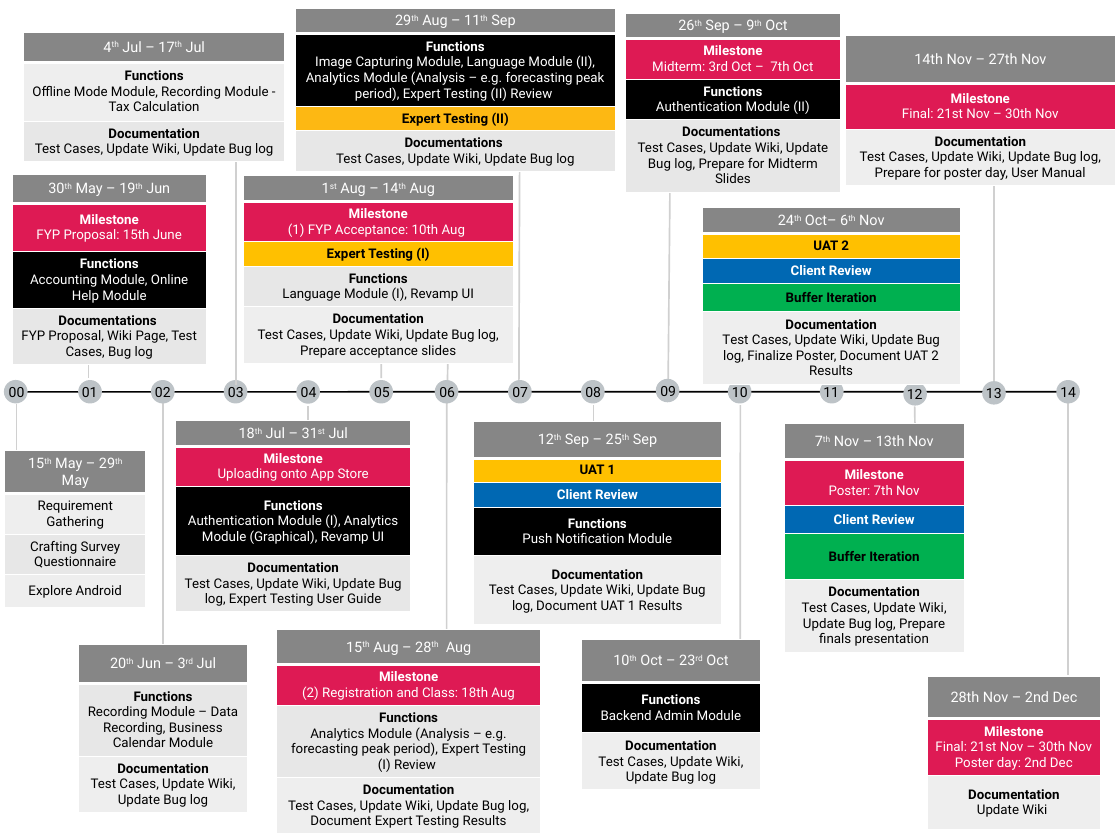
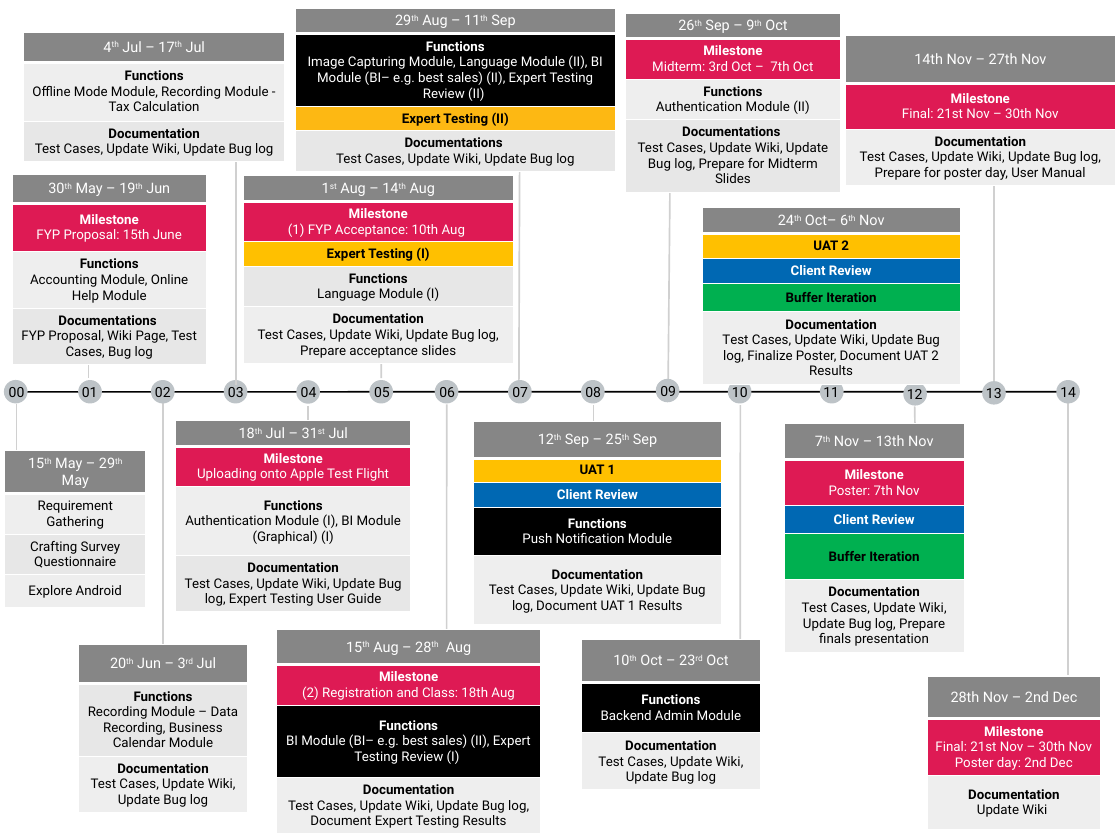
Before and after one commit to benguettachua/SmartHawker, a slide deck: slide 3 of FYP/Timeline and Diagram/FYPTimeline 15th June Edition.pptx. Drawn at 1120x840 pixels with LibreOffice and Linux fonts; fonts in the diff are those of the drawing. Boxes give left, top, right and bottom in pixels: in the first picture for what was removed or moved away, otherwise in the second. Text is boxed around its words. In the diff, an @@ line names an element or a change of style, - is before the commit and + after.

```diff
--- a/FYP/Timeline and Diagram/FYPTimeline 15th June Edition.pptx
+++ b/FYP/Timeline and Diagram/FYPTimeline 15th June Edition.pptx
@@ table at <box>295,8,616,171</box> @@
-row 2, column 1: Functions / Image Capturing Module, Language Module (II), Analytics Module (Analysis – e.g. forecasting peak period), Expert Testing (II) Review
+row 2, column 1: Functions / Image Capturing Module, Language Module (II), BI Module (BI– e.g. best sales) (II), Expert Testing Review (II)
@@ table at <box>626,13,840,192</box> @@
@@ fill #000000 to #EEEEEE in row 3, column 1 @@
@@ text colour #FFFFFF to #000000 in "Functions", "Authentication Module (II)" @@
@@ table at <box>12,174,206,365</box> @@
@@ fill #000000 to #EEEEEE in row 3, column 1 @@
@@ text colour #FFFFFF to #000000 in "Functions", "Accounting Module, Online Help Module" @@
@@ table at <box>243,176,514,363</box> @@
-row 4, column 1: Functions / Language Module (I), Revamp UI
+row 4, column 1: Functions / Language Module (I)
@@ line removed from (448, 355) to (447, 403) @@
@@ table at <box>175,421,410,612</box> @@
-row 2, column 1: Milestone / Uploading onto App Store
+row 2, column 1: Milestone / Uploading onto Apple Test Flight
-row 3, column 1: Functions / Authentication Module (I), Analytics Module (Graphical), Revamp UI
+row 3, column 1: Functions / Authentication Module (I), BI Module (Graphical) (I)
@@ fill #000000 to #EEEEEE in row 3, column 1 @@
@@ table at <box>277,630,541,834</box> @@
-row 3, column 1: Functions / Analytics Module (Analysis – e.g. forecasting peak period), Expert Testing (I) Review
+row 3, column 1: Functions / BI Module (BI– e.g. best sales) (II), Expert Testing Review (I)
@@ fill #E7E7E7 to #000000 in row 3, column 1 @@
```
Also in this commit, not shown: 1 other slide changed, 24 other files.
